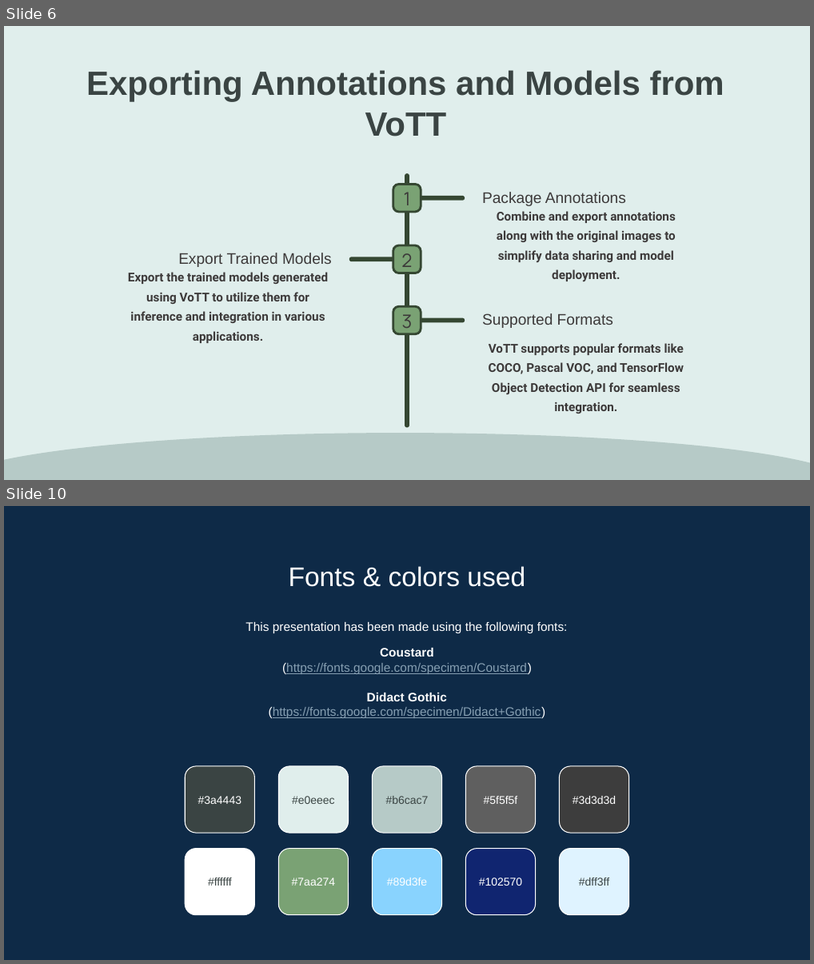
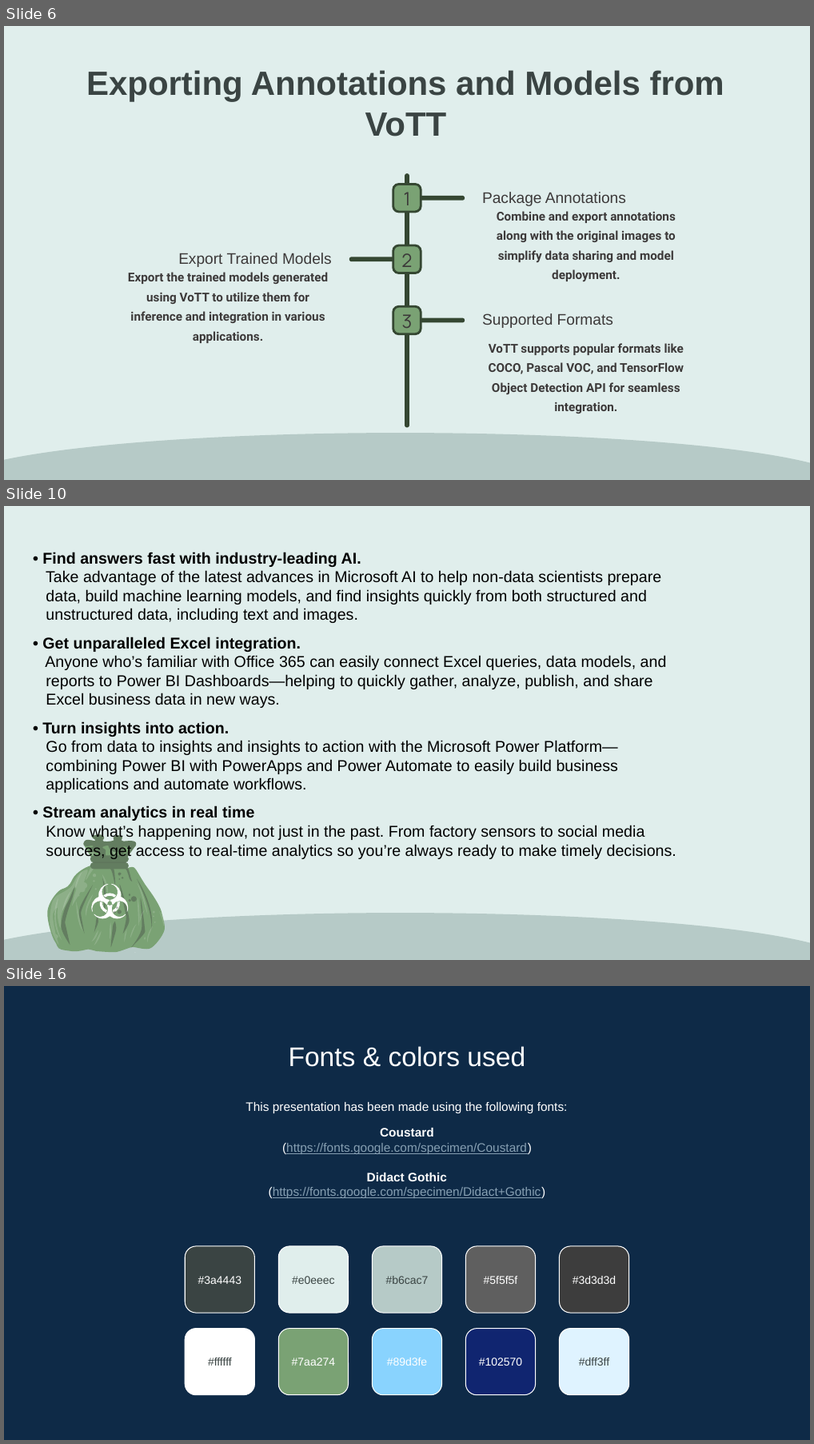
Before and after one commit to MahmoudEssam707/Data-Tools, a slide deck: PowerPoints.pptx. Shown one above the other, each under a label of ours: slides 6 and 10 before the commit, slides 6, 10 and 16 after it; the slides between them are not shown. The pictures are 814x964 and 814x1444 pixels, drawn with LibreOffice and Linux fonts; fonts in the diff are those of the drawing. Boxes give left, top, right and bottom in pixels: in the first picture for what was removed or moved away, otherwise in the second. Text is boxed around its words. In the diff, an @@ line names an element or a change of style, - is before the commit and + after.

```diff
--- a/PowerPoints.pptx
+++ b/PowerPoints.pptx
@@ slide 10 added at (4, 506, 810, 960), background #E0EEEC; not listed: 1 template element that a slide beside it also shows @@
@@ text added at (42, 552, 677, 859), 14 pt, text #000000 @@
+• Find answers fast with industry-leading AI.
+Take advantage of the latest advances in Microsoft AI to help non-data scientists prepare
+data, build machine learning models, and find insights quickly from both structured and
+unstructured data, including text and images.
+• Get unparalleled Excel integration.
+Anyone who’s familiar with Office 365 can easily connect Excel queries, data models, and
+reports to Power BI Dashboards—helping to quickly gather, analyze, publish, and share
+Excel business data in new ways.
+• Turn insights into action.
+Go from data to insights and insights to action with the Microsoft Power Platform—
+combining Power BI with PowerApps and Power Automate to easily build business
+applications and automate workflows.
+• Stream analytics in real time
+Know what’s happening now, not just in the past. From factory sensors to social media
+sources, get access to real-time analytics so you’re always ready to make timely decisions.
@@ group added at (46, 834, 166, 952): 63 freeform shapes @@
@@ what was slide 10 is now slide 16 @@
```
Also in this commit, not shown: 1 slide changed, 7 other slides added, 2 slides removed.
